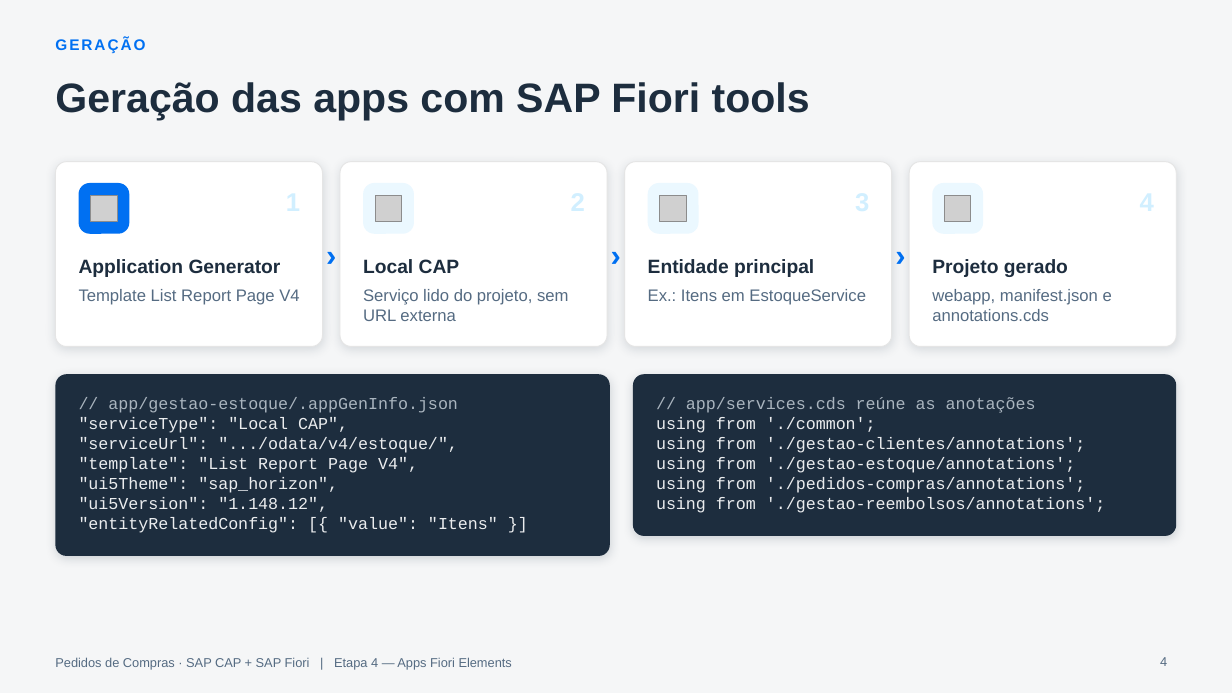
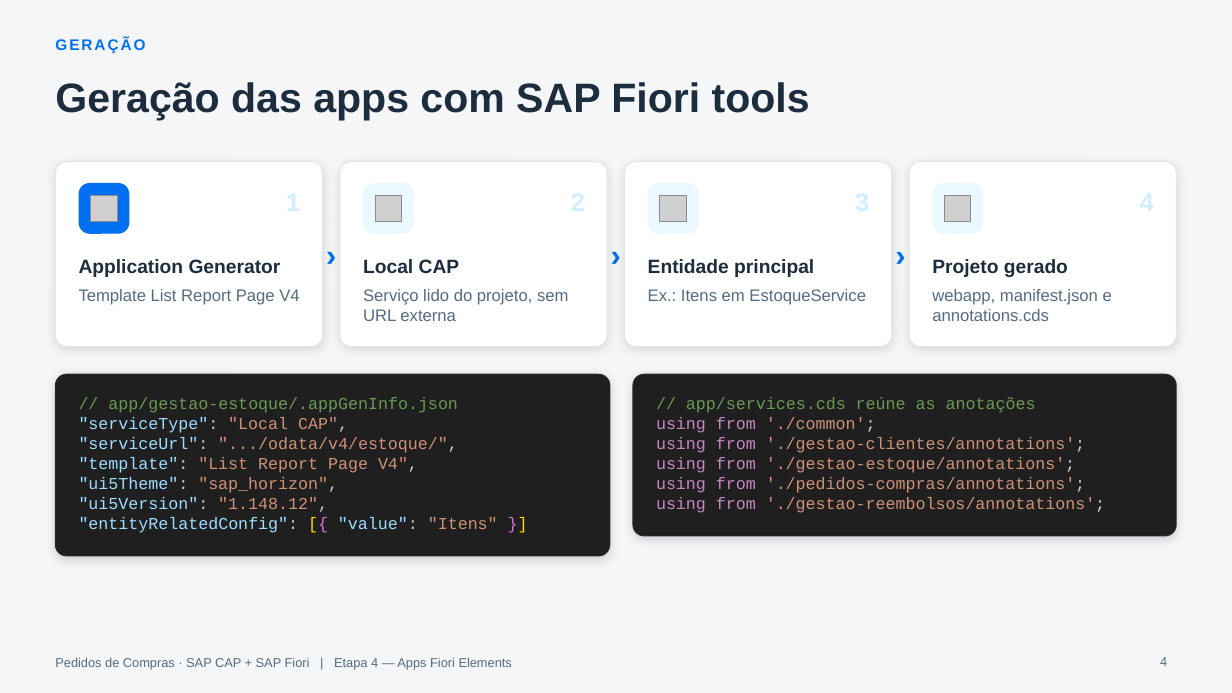
Before and after one commit to AdrianoBispo/sap-cap-nodejs-pedidos-de-compras-app, a slide deck: slide 4 of docs/apresentacoes/04-apps-fiori-elements.pptx. Drawn at 1232x693 pixels with LibreOffice and Linux fonts; fonts in the diff are those of the drawing; grey boxes stand for pictures. Boxes give left, top, right and bottom in pixels: in the first picture for what was removed or moved away, otherwise in the second. Text is boxed around its words. In the diff, an @@ line names an element or a change of style, - is before the commit and + after.

```diff
--- a/docs/apresentacoes/04-apps-fiori-elements.pptx
+++ b/docs/apresentacoes/04-apps-fiori-elements.pptx
@@ rounded rectangle at <box>55,374,610,556</box>: fill #1D2D3E to #1F1F1F; outline none to #2B2B2B 0.75 pt @@
@@ rounded rectangle at <box>633,374,1177,536</box>: fill #1D2D3E to #1F1F1F; outline none to #2B2B2B 0.75 pt @@
@@ text "// app/gestao-estoque/.appGenInfo.json" at <box>79,397,498,533</box>: text colour #A9B4BE to #6A9955 in "// app/gestao-estoque/.appGenInfo.json"; text colour #EAECEE to #9CDCFE in ""serviceType":", ""serviceUrl":", ""template":", ""ui5Theme":" and 2 more places; text colour #EAECEE to #CCCCCC in ""serviceType": CAP",", ""serviceUrl": ".../odata/v4/estoque/",", ""template": V4",", ""ui5Theme": "sap_horizon"," and 2 more places; text colour #EAECEE to #CE9178 in ""Local CAP",", "".../odata/v4/estoque/",", ""List Report Page V4",", ""sap_horizon"," and 2 more places; text colour #EAECEE to #FFD700, text colour #EAECEE to #DA70D6 in "[{ }]" @@
@@ text "// app/services.cds reúne as anotações" at <box>656,397,1105,513</box>: text colour #A9B4BE to #6A9955 in "// app/services.cds reúne as anotações"; text colour #EAECEE to #C586C0 in "using from", "using from", "using from", "using from" and 1 more places; text colour #EAECEE to #CE9178, text colour #EAECEE to #CCCCCC in "'./common';", "'./gestao-clientes/annotations';", "'./gestao-estoque/annotations';", "'./pedidos-compras/annotations';" and 1 more places @@
```
Also in this commit, not shown: 5 other slides changed, 5 other files.
